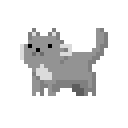
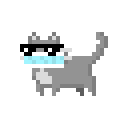
Layered file, before and after one edit (128x128). Changes by layer:
added layer "Layer 2" above "Layer 3" over [20, 44, 64, 56]
added layer "Layer 3" above "cat-idle" over [24, 52, 64, 68]
hid group "cat-move" (8 layers) over [20, 28, 108, 96]
showed "cat-base" over [20, 32, 108, 96]
